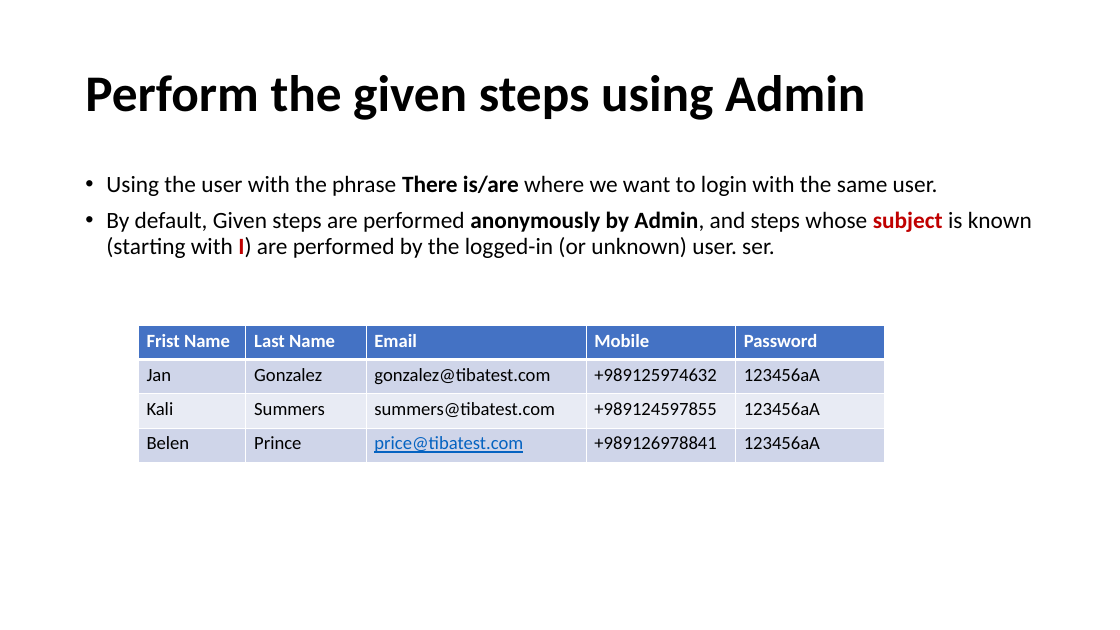
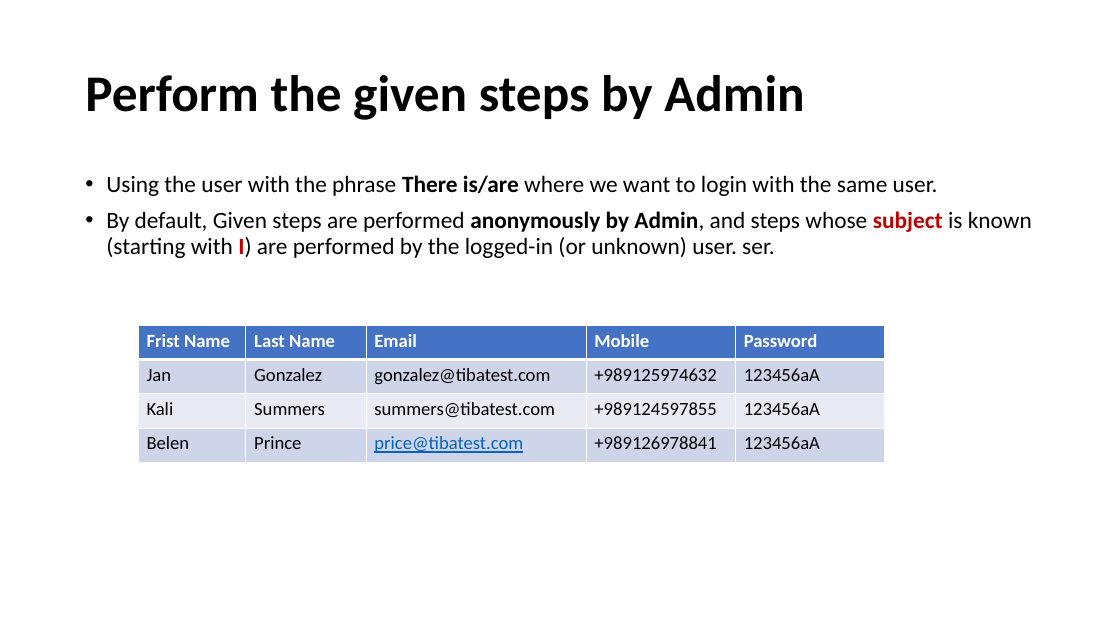
Before and after one commit to fmontazeri/Knowledeg, a slide deck: slide 58 of Gherkin.pptx. Drawn at 1120x630 pixels with LibreOffice and Linux fonts; fonts in the diff are those of the drawing. Boxes give left, top, right and bottom in pixels: in the first picture for what was removed or moved away, otherwise in the second. Text is boxed around its words. In the diff, an @@ line names an element or a change of style, - is before the commit and + after.

```diff
--- a/Gherkin.pptx
+++ b/Gherkin.pptx
@@ title at box(85, 75, 804, 120): text changed @@
-Perform the given steps using Admin
+Perform the given steps by Admin
```
Also in this commit, not shown: 5 other slides changed.
